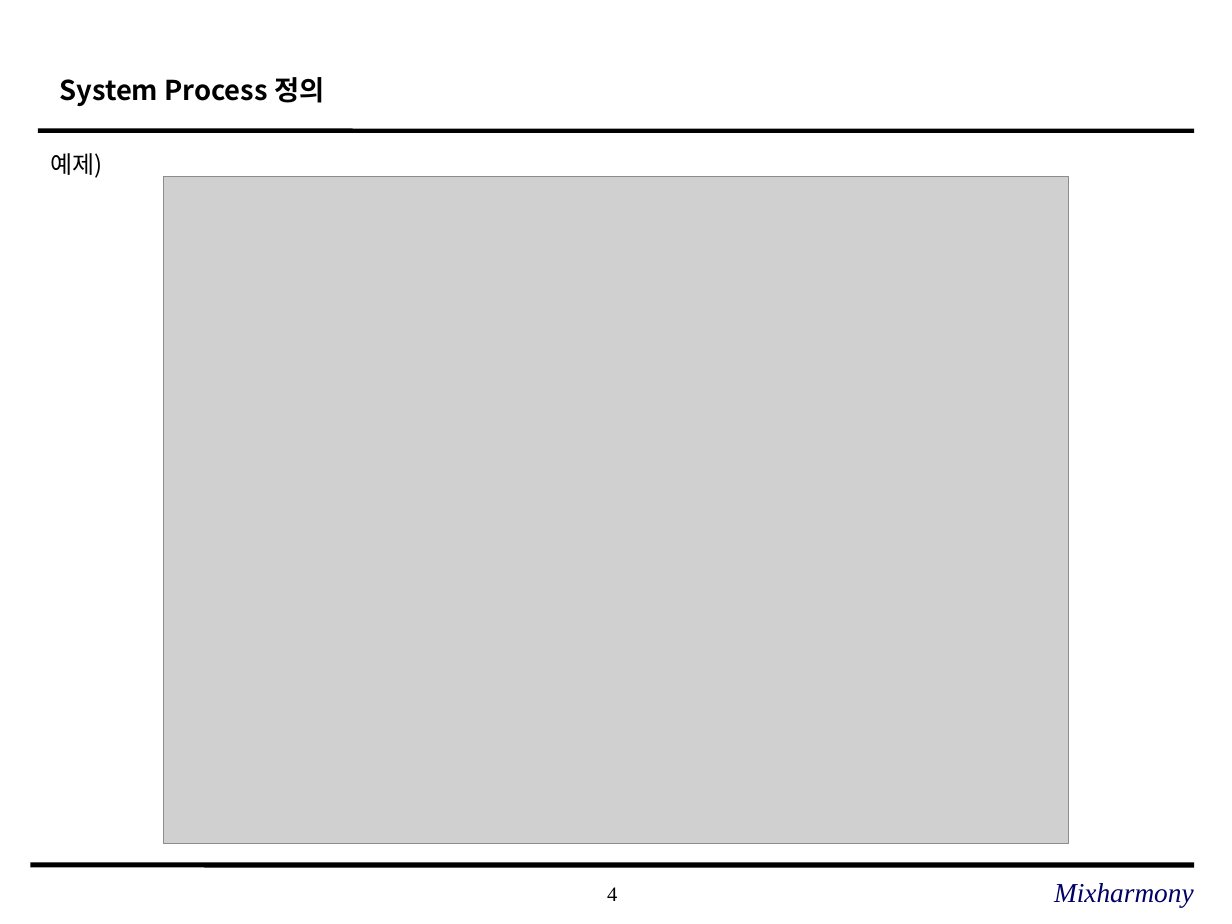
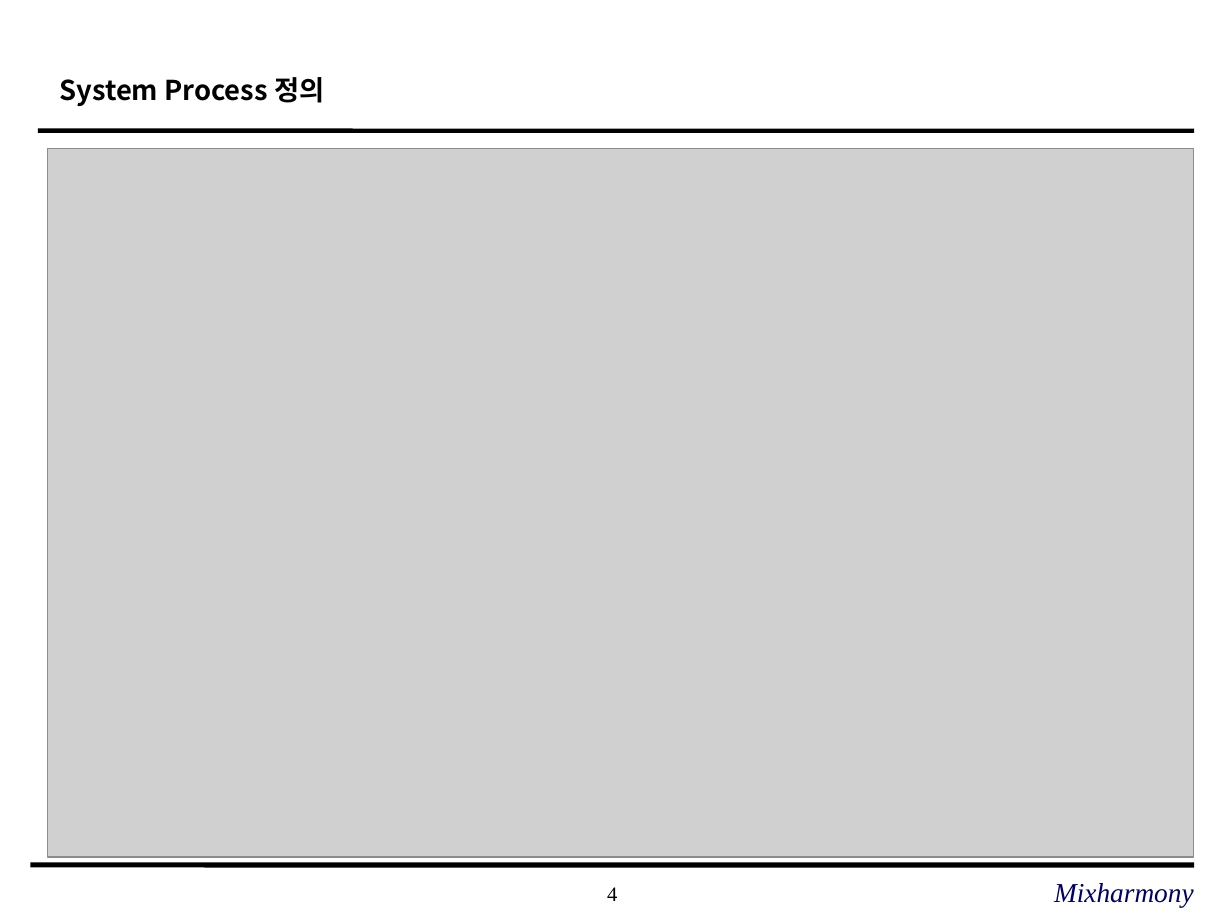
Before and after one commit to SE-admin/SE2017_2_mixharmony, a slide deck: slide 4 of doc/3_ 설계서/UI Design Template.pptx. Drawn at 1232x924 pixels with LibreOffice and Linux fonts; fonts in the diff are those of the drawing; grey boxes stand for pictures; background and template pictures are left out. Boxes give left, top, right and bottom in pixels: in the first picture for what was removed or moved away, otherwise in the second. Text is boxed around its words. In the diff, an @@ line names an element or a change of style, - is before the commit and + after.

Commit message:
#863 system process 작성

```diff
--- a/doc/3_ 설계서/UI Design Template.pptx
+++ b/doc/3_ 설계서/UI Design Template.pptx
@@ picture: place and size @@
-picture at [164, 176, 1069, 843]
+picture at [48, 149, 1194, 857]
@@ text removed at [50, 153, 102, 178] @@
-예제)
```
Also in this commit, not shown: 2 other slides changed.
